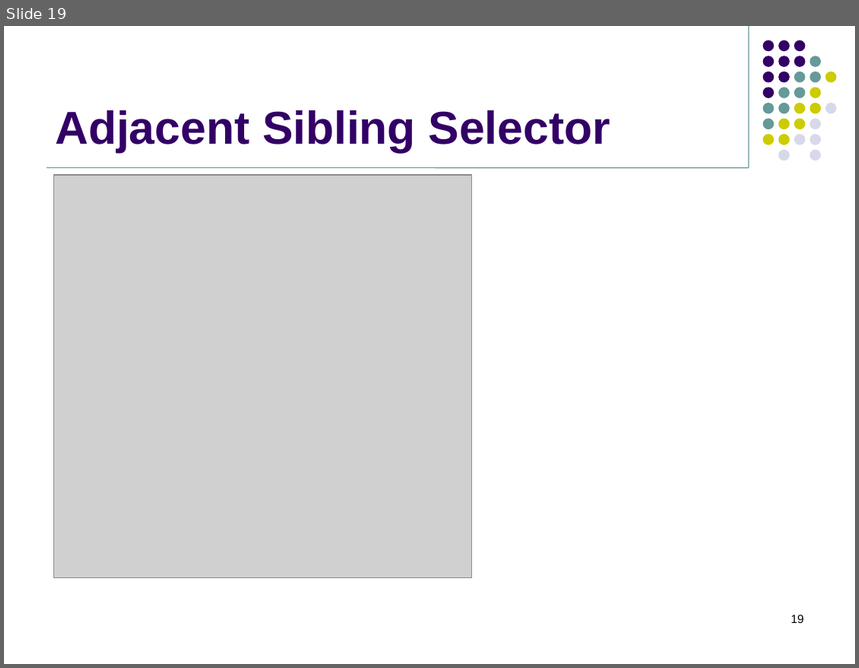
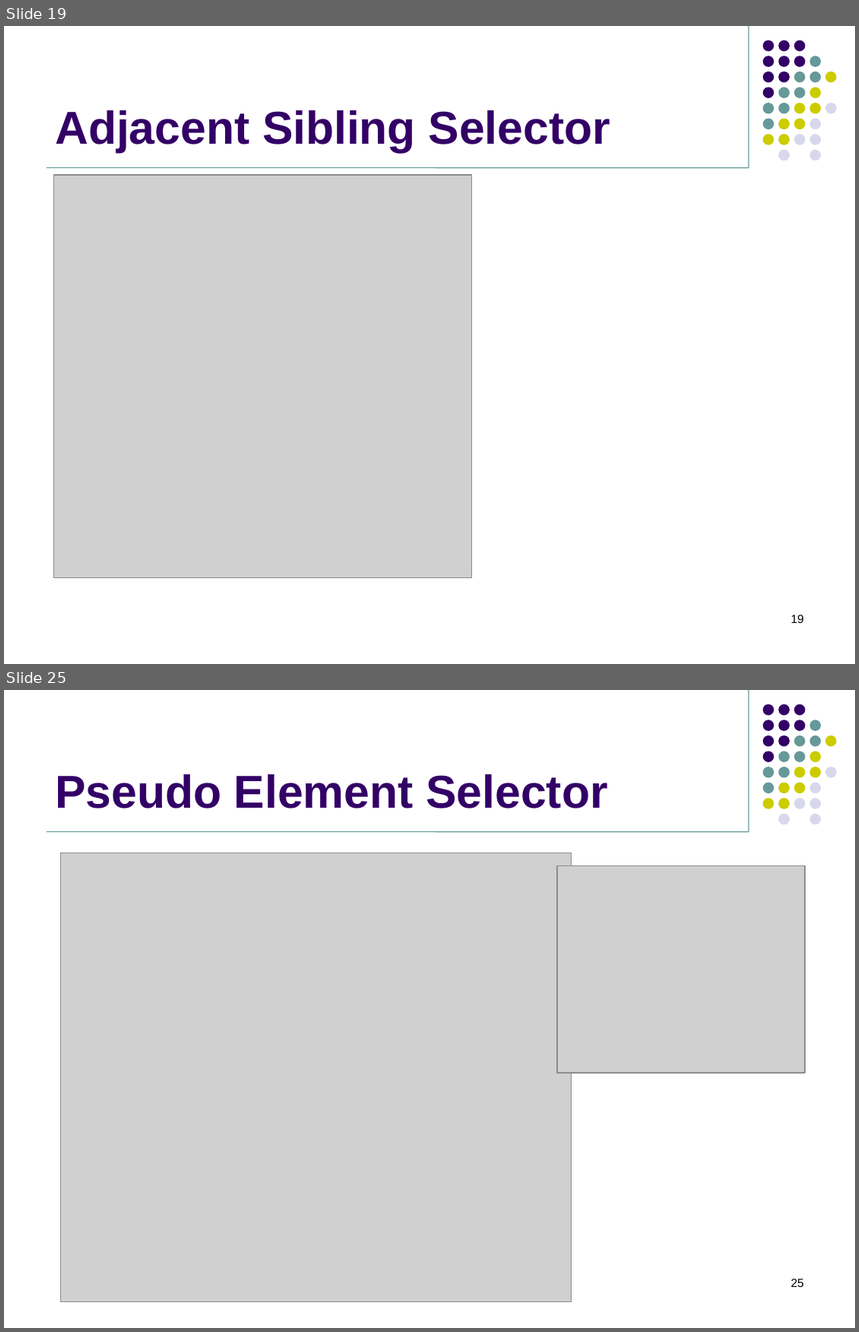
Before and after one commit to jasdhiratrevature/TrainingSlides, a slide deck: HTML/03_CSS_Selectors.pptx. Shown one above the other, each under a label of ours: slide 19 before the commit, slides 19 and 25 after it; the slides between them are not shown. The pictures are 859x668 and 859x1332 pixels, drawn with LibreOffice and Linux fonts; fonts in the diff are those of the drawing; grey boxes stand for pictures; background and template pictures are left out. Boxes give left, top, right and bottom in pixels: in the first picture for what was removed or moved away, otherwise in the second. Text is boxed around its words. In the diff, an @@ line names an element or a change of style, - is before the commit and + after.

```diff
--- a/HTML/03_CSS_Selectors.pptx
+++ b/HTML/03_CSS_Selectors.pptx
@@ slide 25 added at (4, 690, 855, 1328), background #FFFFFF; not listed: 33 template elements that a slide beside it also shows @@
@@ title added at (55, 774, 608, 809), 39 pt, text #330066, bold @@
+Pseudo Element Selector
@@ picture added at (61, 853, 572, 1303) @@
@@ picture added at (557, 866, 805, 1073) @@
@@ page number added at (791, 1279, 804, 1287), 10 pt, text #000000 @@
+25
```
Also in this commit, not shown: 2 slides changed, 7 other slides added.
